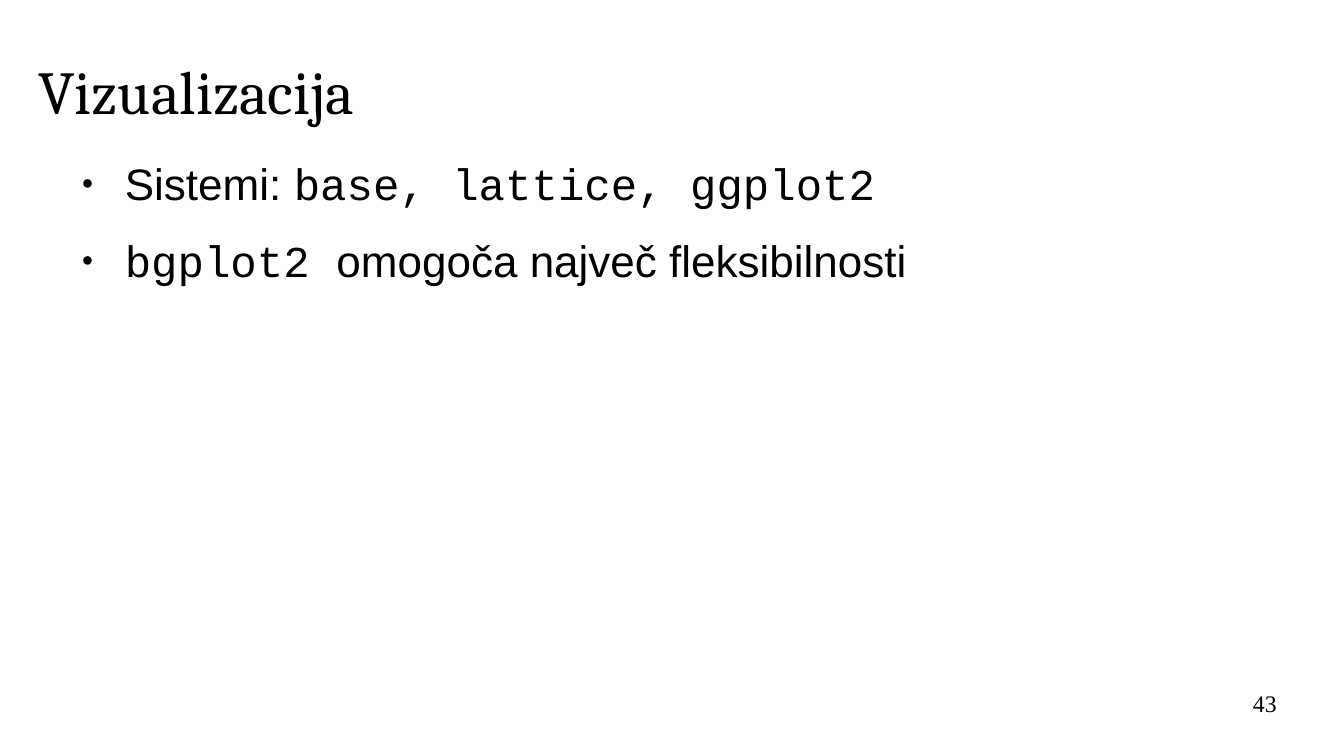
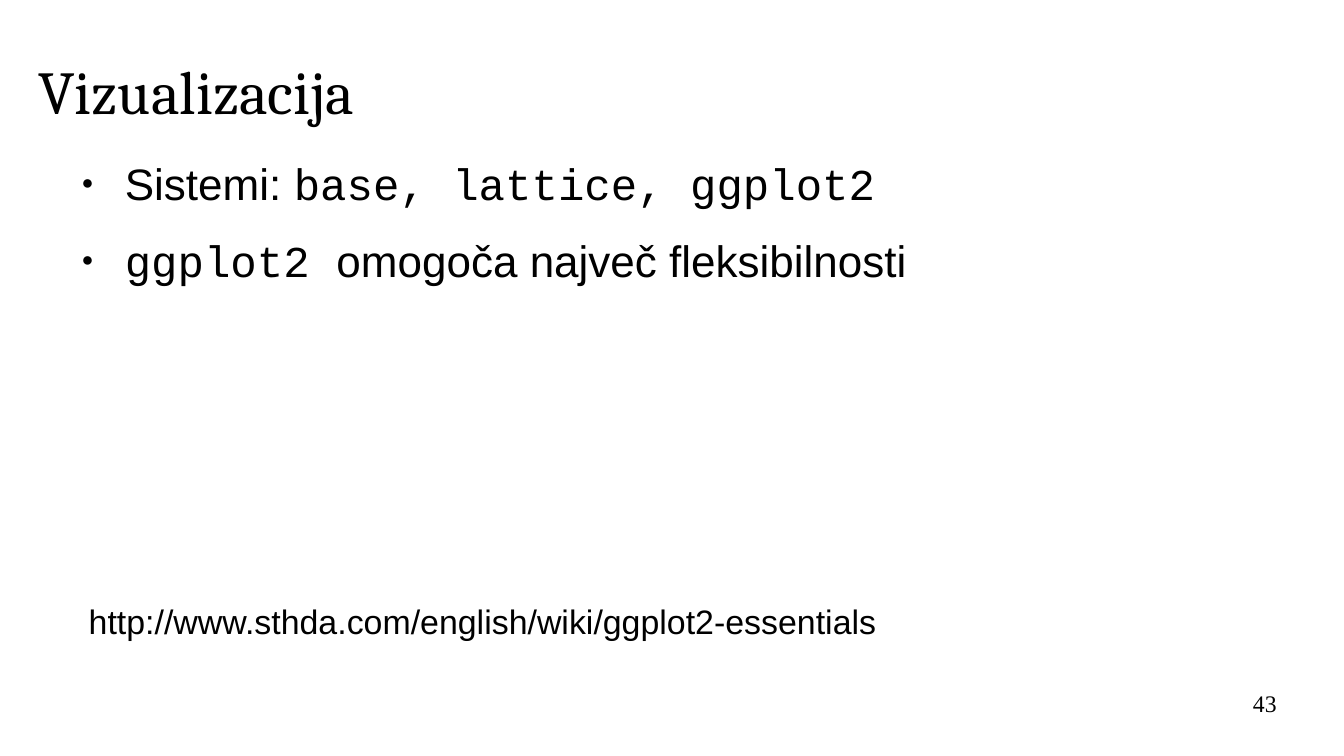
Before and after one commit to janaobsteter/R_tecaj, a slide deck: slide 43 of ModulB/ITTecaj_R_ModulB.odp. Drawn at 1344x756 pixels with LibreOffice and Linux fonts; fonts in the diff are those of the drawing. Boxes give left, top, right and bottom in pixels: in the first picture for what was removed or moved away, otherwise in the second. Text is boxed around its words. In the diff, an @@ line names an element or a change of style, - is before the commit and + after.

```diff
--- a/ModulB/ITTecaj_R_ModulB.odp
+++ b/ModulB/ITTecaj_R_ModulB.odp
@@ text at box(125, 245, 906, 286): text changed @@
-● bgplot2 omogoča največ fleksibilnosti
+● ggplot2 omogoča največ fleksibilnosti
@@ text added at box(89, 609, 876, 641), 20 pt, text #000000 @@
+http://www.sthda.com/english/wiki/ggplot2-essentials
```
Also in this commit, not shown: 5 other slides changed, 37 slides added, 6 other files.
